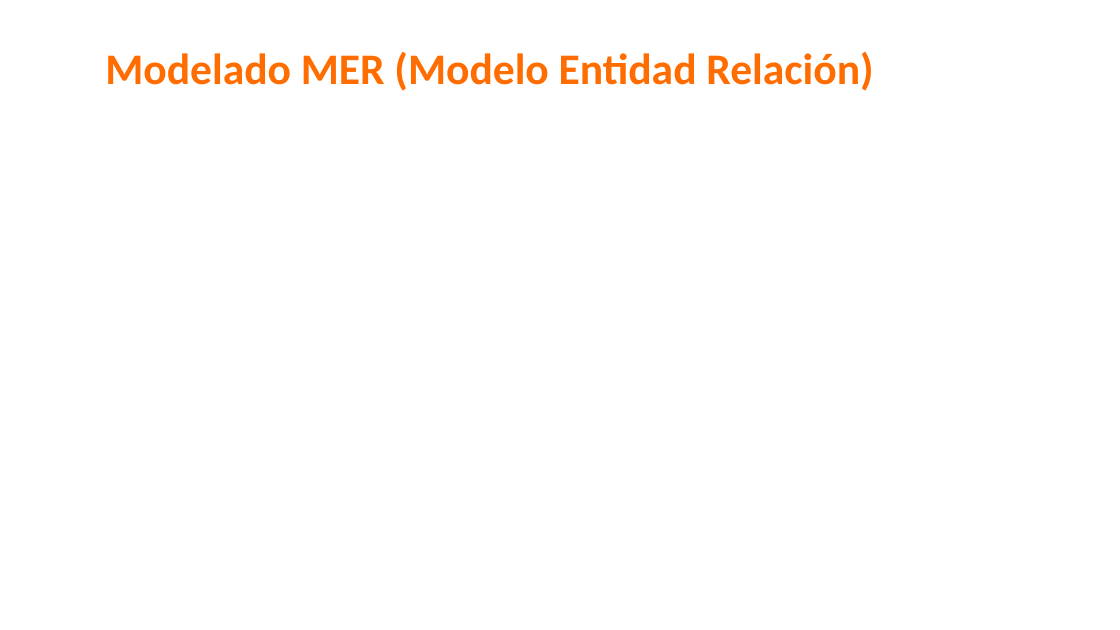
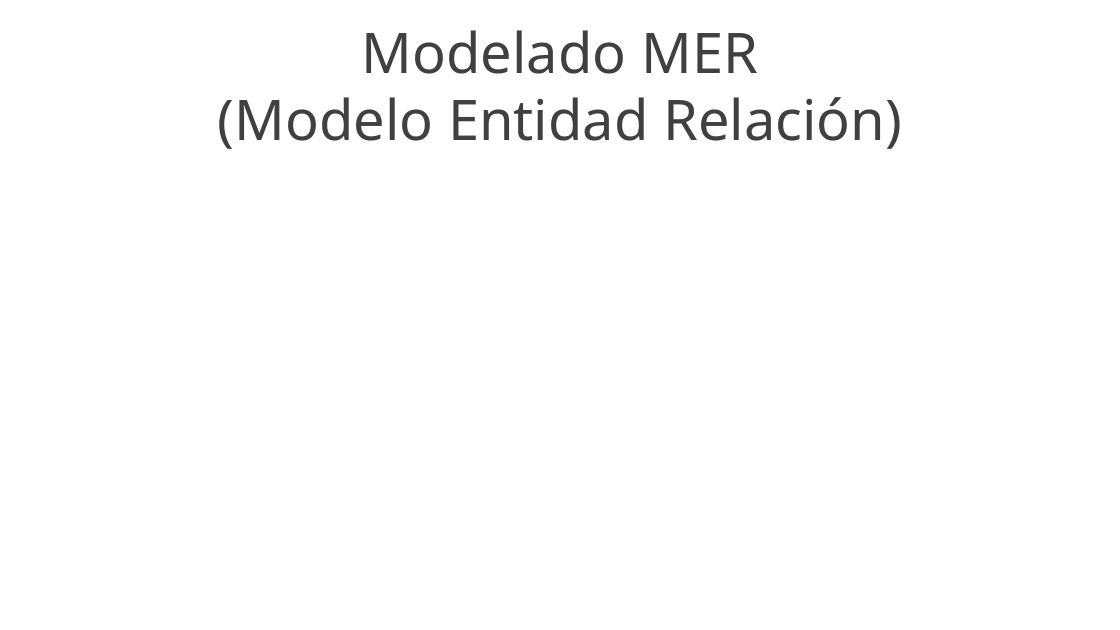
Before and after one commit to yeseniaquejada/SERVICE_MARKET, a slide deck: slide 29 of PROYECTO FORMATIVO.pptx (slide 30 before the commit). Drawn at 1120x630 pixels with LibreOffice and Linux fonts; fonts in the diff are those of the drawing; background and template pictures are left out. Boxes give left, top, right and bottom in pixels: in the first picture for what was removed or moved away, otherwise in the second. Text is boxed around its words. In the diff, an @@ line names an element or a change of style, - is before the commit and + after.

```diff
--- a/PROYECTO FORMATIVO.pptx
+++ b/PROYECTO FORMATIVO.pptx
@@ text at (218,30,902,149): text changed; size 37.3 to 48 pt; font Calibri to Noto Sans; text colour #FF6C00 to #404040; bold off @@
-Modelado MER (Modelo Entidad Relación)
+Modelado MER
+(Modelo Entidad Relación)
```
Also in this commit, not shown: 26 other slides changed, 2 slides added, 3 slides removed, 6 other files.
